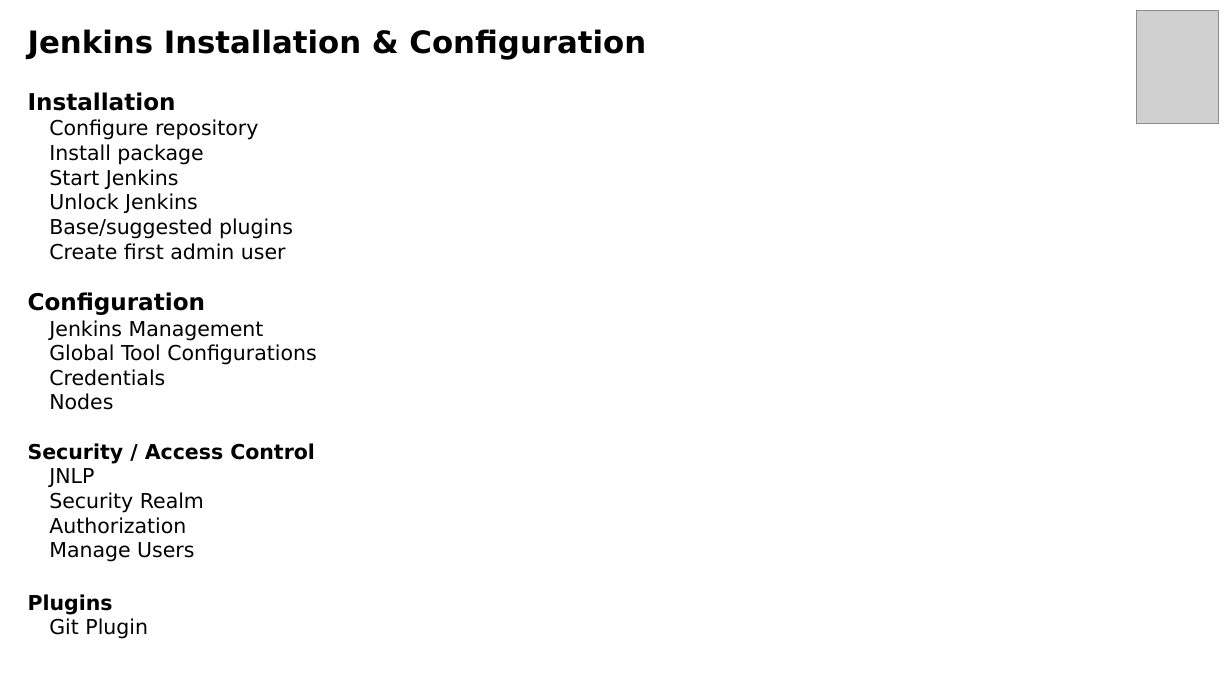
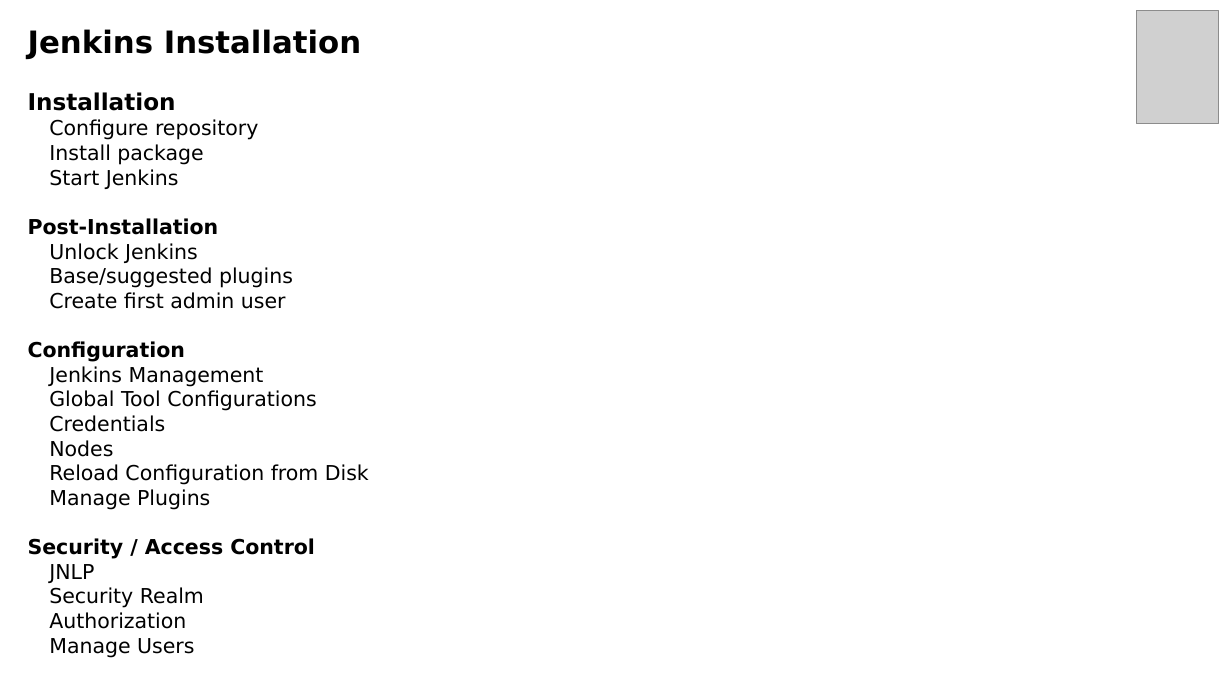
Before and after one commit to luisnabais-courses/course_jenkins, a slide deck: slide 9 of slides/01_fundamentals_course_slides.odp (slide 8 before the commit). Drawn at 1232x693 pixels with LibreOffice and Linux fonts; fonts in the diff are those of the drawing; grey boxes stand for pictures; background and template pictures are left out. Boxes give left, top, right and bottom in pixels: in the first picture for what was removed or moved away, otherwise in the second. Text is boxed around its words. In the diff, an @@ line names an element or a change of style, - is before the commit and + after.

```diff
--- a/slides/01_fundamentals_course_slides.odp
+++ b/slides/01_fundamentals_course_slides.odp
@@ text at box(28, 29, 361, 59): text changed @@
-Jenkins Installation & Configuration
+Jenkins Installation
@@ text at box(28, 218, 219, 235): paragraph added @@
+Post-Installation
@@ text at box(28, 341, 185, 362): size 18 to 16 pt in "Configuration" @@
@@ text at box(49, 464, 369, 510): paragraphs added @@
+● Reload Configuration from Disk
+● Manage Plugins
@@ text at box(28, 594, 148, 639): paragraphs removed @@
-Plugins
-● Git Plugin
```
Also in this commit, not shown: 4 other slides changed, 2 slides added, 1 slide removed, 2 other files.
